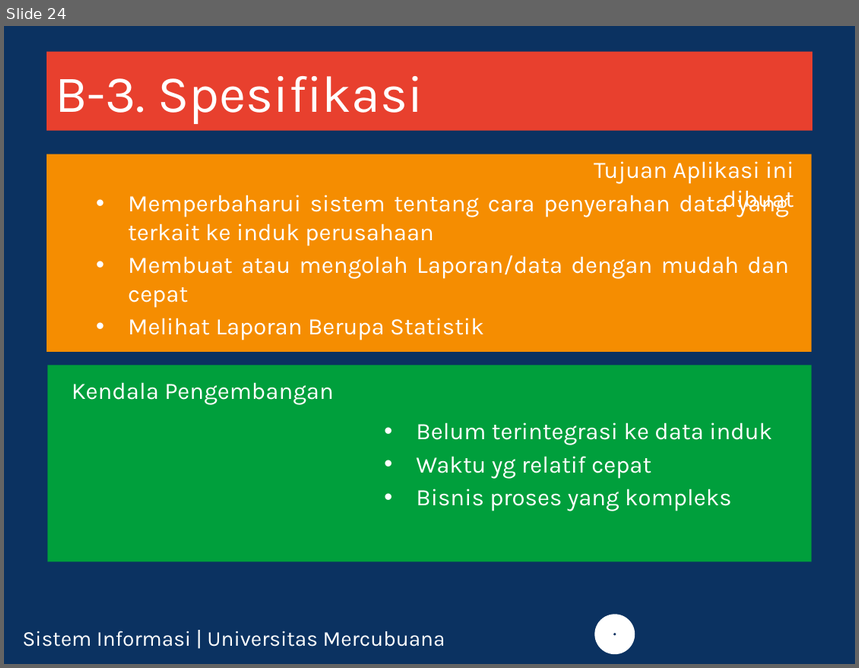
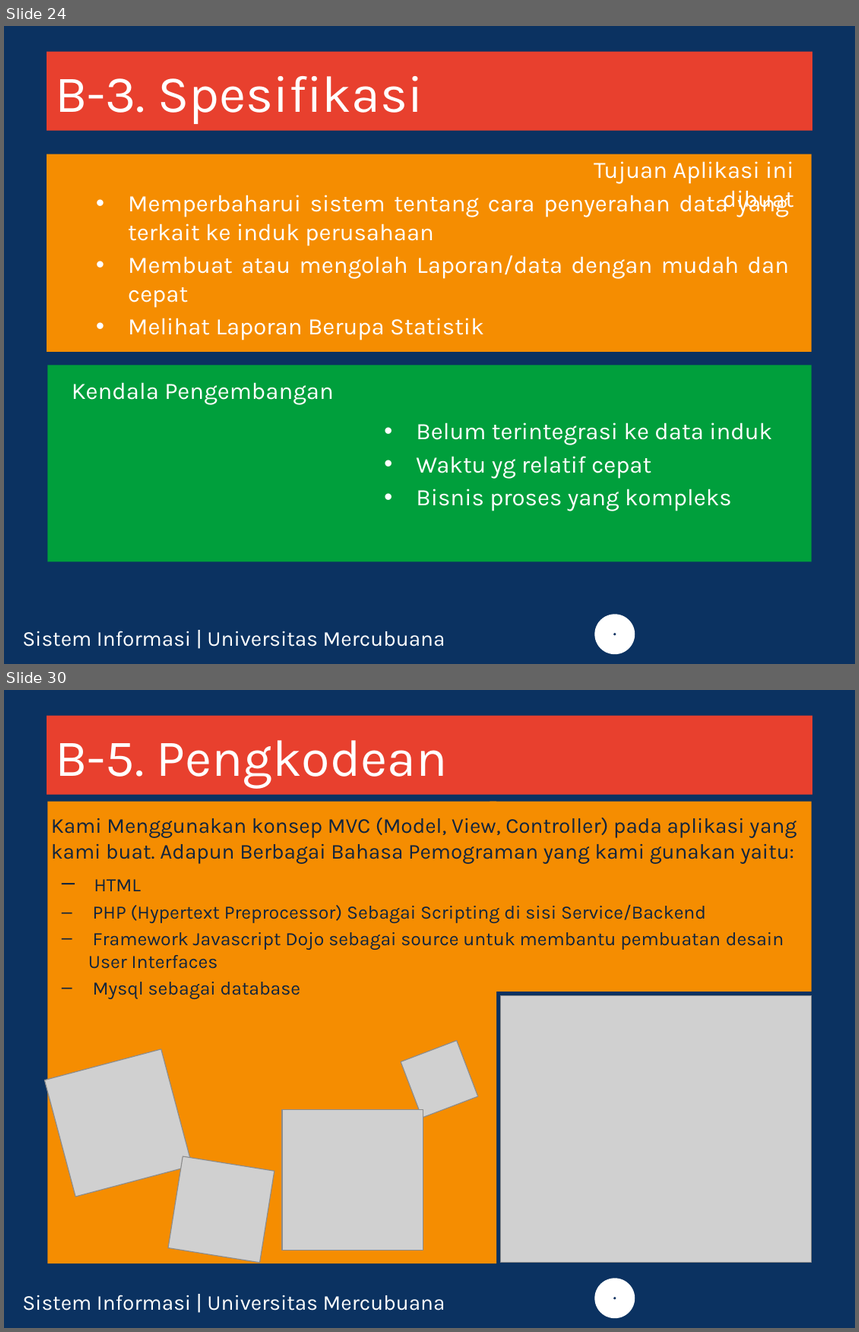
Before and after one commit to feldy/pgn, a slide deck: doc/ppt_new/final-ppt.pptx. Shown one above the other, each under a label of ours: slide 24 before the commit, slides 24 and 30 after it; the slides between them are not shown. The pictures are 859x668 and 859x1332 pixels, drawn with LibreOffice and Linux fonts; fonts in the diff are those of the drawing; grey boxes stand for pictures; background and template pictures are left out. Boxes give left, top, right and bottom in pixels: in the first picture for what was removed or moved away, otherwise in the second. Text is boxed around its words. In the diff, an @@ line names an element or a change of style, - is before the commit and + after.

```diff
--- a/doc/ppt_new/final-ppt.pptx
+++ b/doc/ppt_new/final-ppt.pptx
@@ slide 30 added at [4,690,855,1328], background #0B3261; not listed: 2 template elements that a slide beside it also shows @@
@@ title added at [47,716,813,795], fill #E8402E, 44 pt, text #FFFFFF @@
+B-5. Pengkodean
@@ rectangle added at [47,802,496,1264], fill #F58D01 @@
@@ rectangle added at [490,802,812,992], fill #F58D01 @@
@@ text added at [51,818,797,999], 16 pt, text #0F243E @@
+Kami Menggunakan konsep MVC (Model, View, Controller) pada aplikasi yang kami buat. Adapun Berbagai Bahasa Pemograman yang kami gunakan yaitu:
+  – HTML
+  – PHP (Hypertext Preprocessor) Sebagai Scripting di sisi Service/Backend
+  – Framework Javascript Dojo sebagai source untuk membantu pembuatan desain User Interfaces
+  – Mysql sebagai database
@@ picture added at [500,996,812,1263] @@
@@ picture added at [45,1049,192,1197] @@
@@ picture added at [401,1040,477,1117] @@
@@ picture added at [282,1110,423,1250] @@
@@ picture added at [168,1157,275,1263] @@
```
Also in this commit, not shown: 2 slides changed, 10 other slides added, 3 other files.
